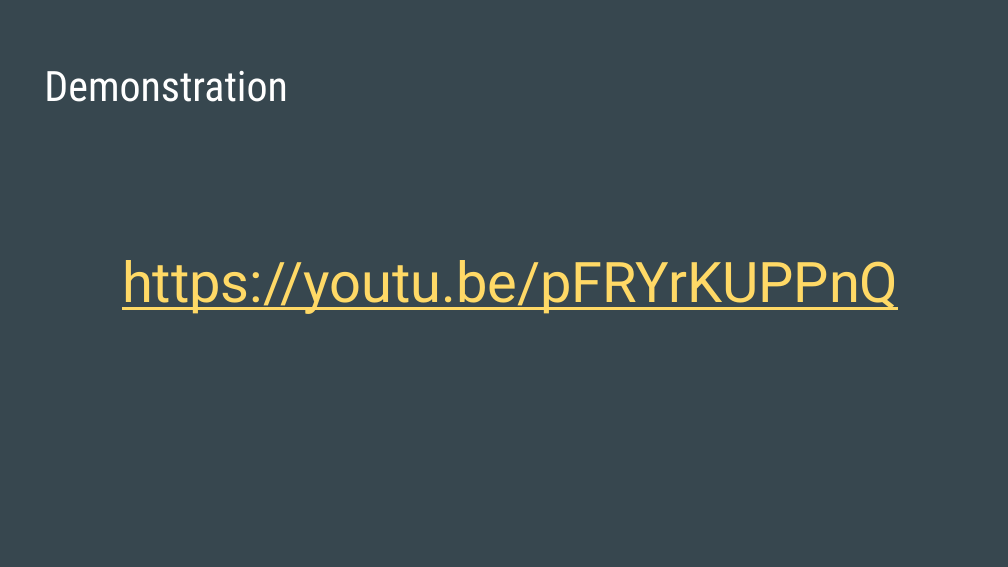
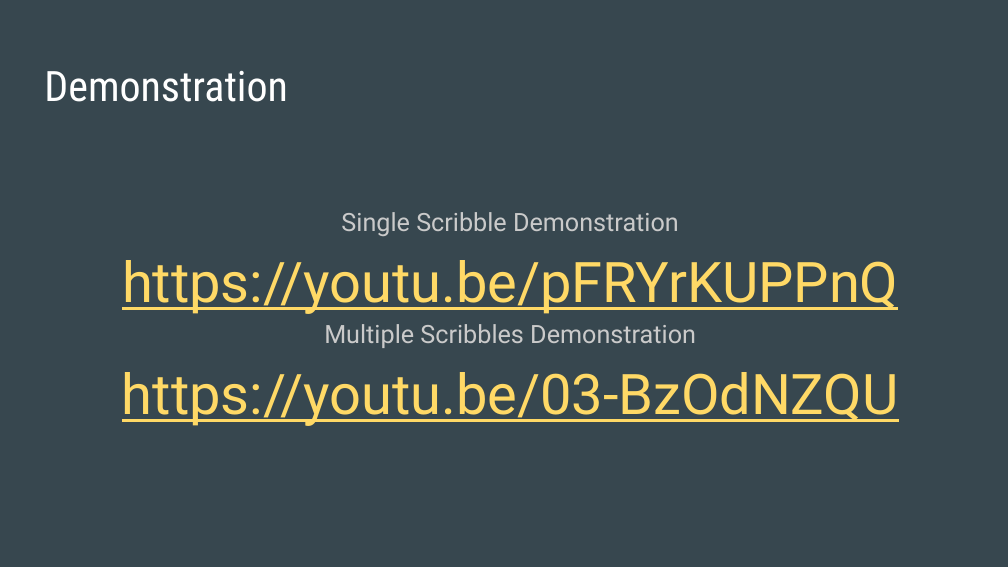
Before and after one commit to eford0121/Scribblers_On_The_Roof, a slide deck: slide 13 of Scribblers On The Roof.pptx. Drawn at 1008x567 pixels with LibreOffice and Linux fonts; fonts in the diff are those of the drawing. Boxes give left, top, right and bottom in pixels: in the first picture for what was removed or moved away, otherwise in the second. Text is boxed around its words. In the diff, an @@ line names an element or a change of style, - is before the commit and + after.

Commit message:
Includes Additional Video Link

```diff
--- a/Scribblers On The Roof.pptx
+++ b/Scribblers On The Roof.pptx
@@ text at (341, 212, 679, 236): paragraph added @@
+Single Scribble Demonstration
@@ text at (122, 324, 898, 426): paragraphs added @@
+Multiple Scribbles Demonstration
+https://youtu.be/03-BzOdNZQU
```
